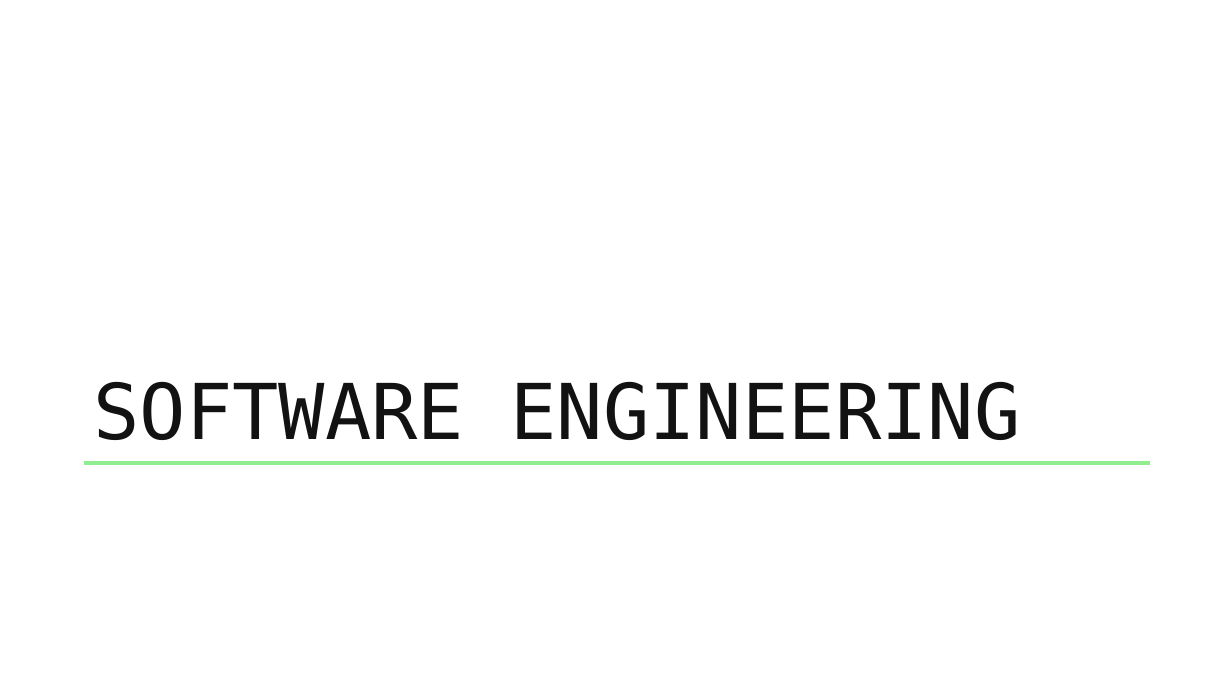
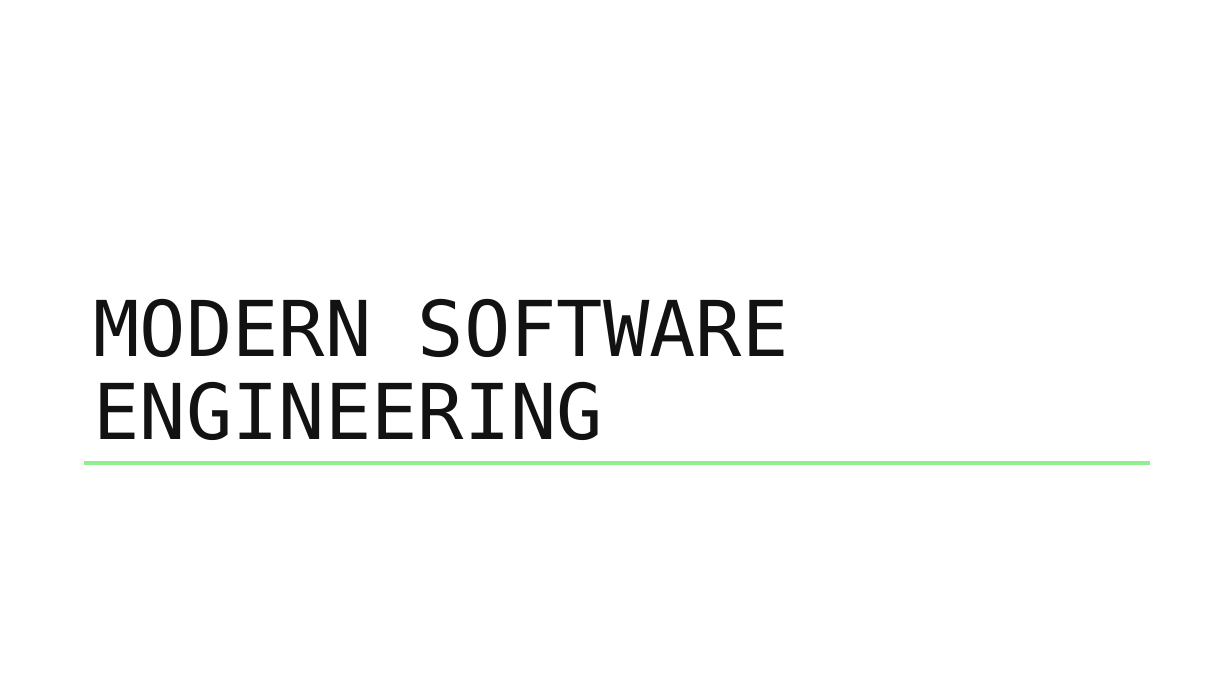
Before and after one commit to benchiverton/Blog, a slide deck: slide 25 of src/BenChiverton.Blog/Resources/Downloads/evolution_of_IT/evolution_of_IT.pptx (slide 10 before the commit). Drawn at 1232x693 pixels with LibreOffice and Linux fonts; fonts in the diff are those of the drawing. Boxes give left, top, right and bottom in pixels: in the first picture for what was removed or moved away, otherwise in the second. Text is boxed around its words. In the diff, an @@ line names an element or a change of style, - is before the commit and + after.

```diff
--- a/src/BenChiverton.Blog/Resources/Downloads/evolution_of_IT/evolution_of_IT.pptx
+++ b/src/BenChiverton.Blog/Resources/Downloads/evolution_of_IT/evolution_of_IT.pptx
@@ title at [93, 299, 789, 440]: text changed @@
-SOFTWARE ENGINEERING
+MODERN SOFTWARE ENGINEERING
```
Also in this commit, not shown: 7 other slides changed, 15 slides added, 3 slides removed.
